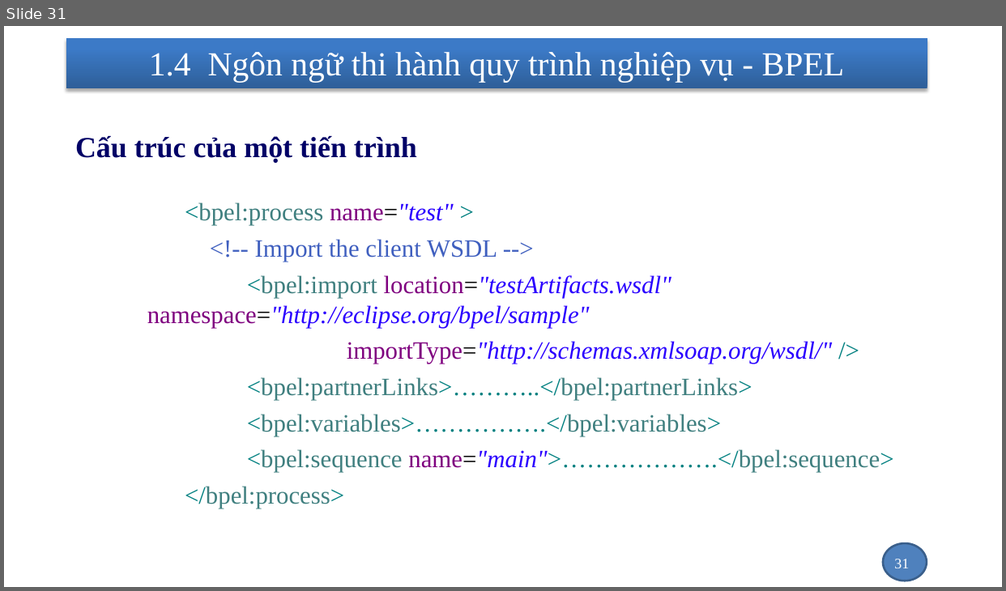
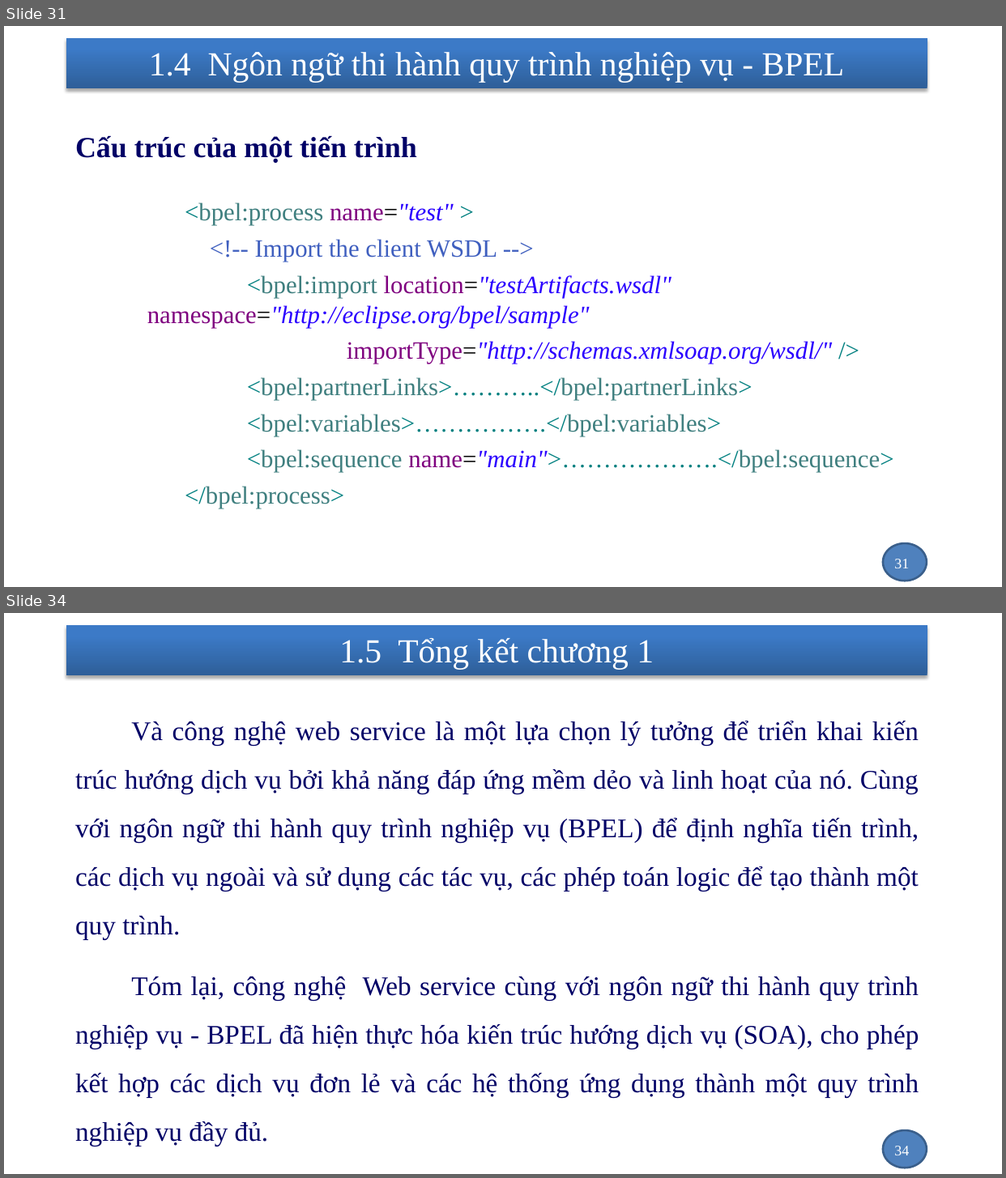
Before and after one commit to nhanhnt/LUANVAN, a slide deck: WORD/luanvan_nhanhnt_ver1.pptx. Shown one above the other, each under a label of ours: slide 31 before the commit, slides 31 and 34 after it; the slides between them are not shown. The pictures are 1006x591 and 1006x1178 pixels, drawn with LibreOffice and Linux fonts; fonts in the diff are those of the drawing; background and template pictures are left out. Boxes give left, top, right and bottom in pixels: in the first picture for what was removed or moved away, otherwise in the second. Text is boxed around its words. In the diff, an @@ line names an element or a change of style, - is before the commit and + after.

```diff
--- a/WORD/luanvan_nhanhnt_ver1.pptx
+++ b/WORD/luanvan_nhanhnt_ver1.pptx
@@ slide 34 added at [4,613,1002,1174], background picture (left out); not listed: 2 template elements that a slide beside it also shows @@
@@ title added at [339,638,654,670], 32.4 pt, text #FFFFFF @@
+1.5 Tổng kết chương 1
@@ text added at [75,721,919,1146], 25.9 pt, text #000066 @@
+    Và công nghệ web service là một lựa chọn lý tưởng để triển khai kiến trúc hướng dịch vụ bởi khả năng đáp ứng mềm dẻo và linh hoạt của nó. Cùng với ngôn ngữ thi hành quy trình nghiệp vụ (BPEL) để định nghĩa tiến trình, các dịch vụ ngoài và sử dụng các tác vụ, các phép toán logic để tạo thành một quy trình.
+    Tóm lại, công nghệ Web service cùng với ngôn ngữ thi hành quy trình nghiệp vụ - BPEL đã hiện thực hóa kiến trúc hướng dịch vụ (SOA), cho phép kết hợp các dịch vụ đơn lẻ và các hệ thống ứng dụng thành một quy trình nghiệp vụ đầy đủ.
@@ page number added at [894,1146,909,1156], 14 pt, text #FFFFFF @@
+34
```
Also in this commit, not shown: 1 slide changed, 11 other slides added, 1 slide removed, 1 other file.
